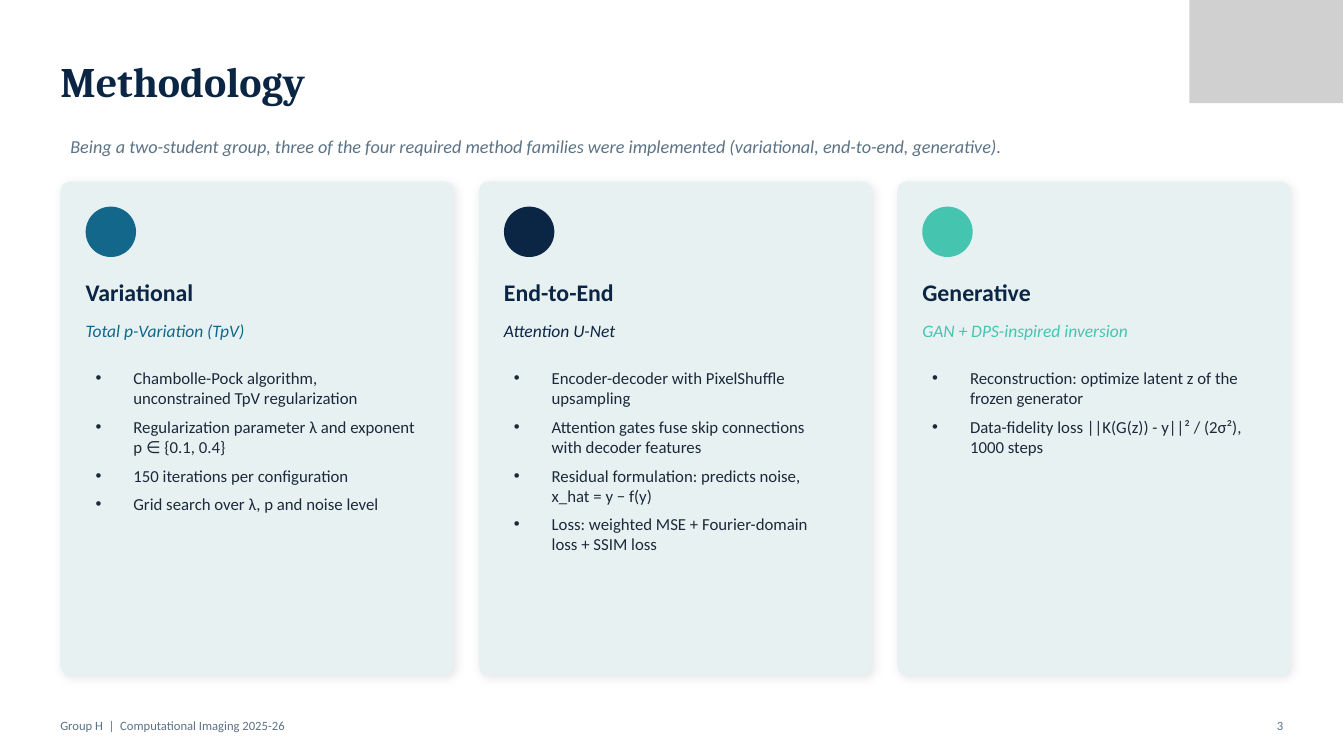
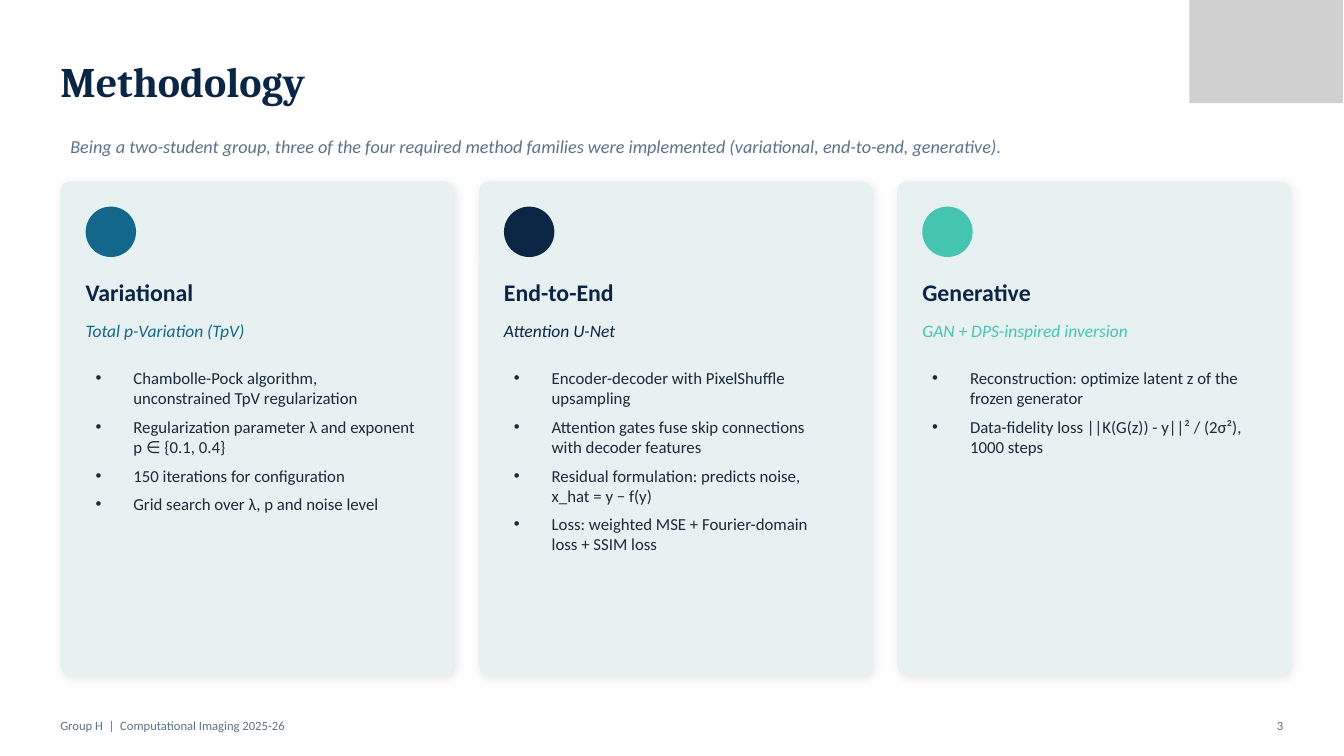
Before and after one commit to mattiaboffa22/Esame_Computational_Imaging, a slide deck: slide 3 of Presentazione.pptx. Drawn at 1344x756 pixels with LibreOffice and Linux fonts; fonts in the diff are those of the drawing; grey boxes stand for pictures. Boxes give left, top, right and bottom in pixels: in the first picture for what was removed or moved away, otherwise in the second. Text is boxed around its words. In the diff, an @@ line names an element or a change of style, - is before the commit and + after.

```diff
--- a/Presentazione.pptx
+++ b/Presentazione.pptx
@@ text at <box>133,470,345,485</box>: text changed @@
-• 150 iterations per configuration
+• 150 iterations for configuration
```
Also in this commit, not shown: 1 other slide changed.
